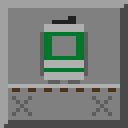
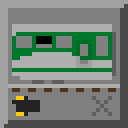
Layers edited between the first and the second 128×128 image:
added layer "LRV Type 9" above "LRV Type 9 Middle Section" over [12, 24, 116, 116]
hid "LRV Type 9 Middle Section" over [12, 16, 112, 116]
